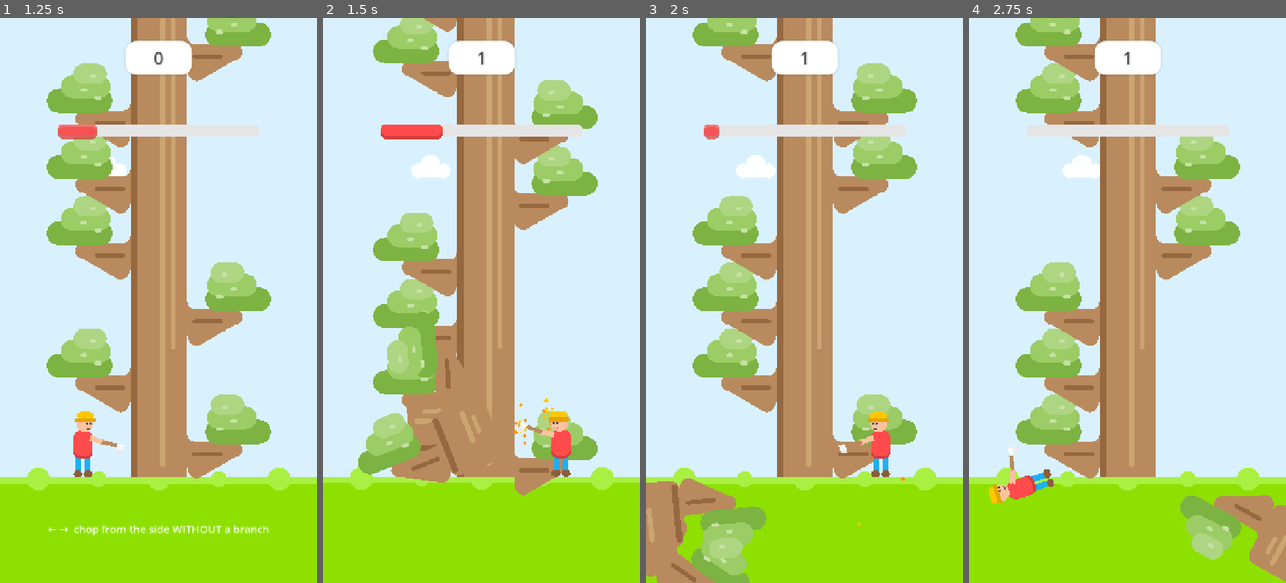
Above: before the commit, frames 1-4 (left to right).
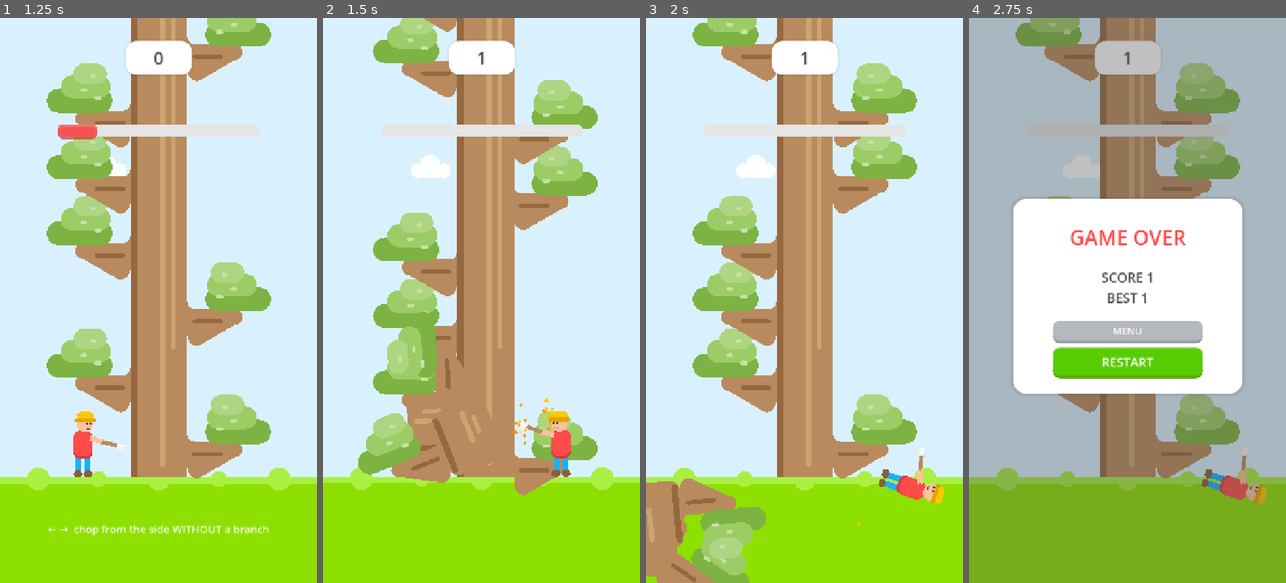
Above: after the commit, the same moments.

Repository: spr021/lumber-jack
Game: Godot game, scene res://scenes/menu.tscn
Same seed, same stepped clock (60 frames per second), same inputs: the game is played once before the commit and once after it.
Inputs (mouse positions are in pixels of both pictures, inside the frame that each line leads up to):
- Up to frame 1 (1.25 s): click "PLAY" at 0.5 s
- Up to frame 2 (1.5 s): tap Enter (ui_accept) at 1.25 s; move the mouse to (551, 272) at 1.27 s; hold Right (ui_right) from 1.28 s (still down); click (551, 272) at 1.42 s
- Up to frame 3 (2 s): keep holding Right (ui_right); tap Enter (ui_accept) at 1.52 s
- Up to frame 4 (2.75 s): move the mouse to (1064, 328) at 2.02 s; release Right (ui_right) at 2.03 s; hold Left (ui_left) from 2.03 s (still down); tap Enter (ui_accept) at 2.27 s

Frame 1 is identical in both runs. In frame 2, 0.5% of the frame differs, in the area x 18-38%, y 18-22%; in frame 3, 1.4%; in frame 4, 100%, in the area x 0-100%, y 0-100%.

Commit message:
feat: combo multiplier scoring and wrong-chop time penalty
- Consecutive correct chops score their multiplier tier (x2 @ 5, x3 @ 10,
  x4 @ 20); a wrong chop resets the combo and pops an x2!/x3!/x4! badge.
- Wrong chops now cost TIME_PENALTY 0.6s (> TIME_REWARD 0.45s), so mashing
  both sides bleeds time instead of breaking even.
- Chop input debounced to one per CHOP_COOLDOWN 0.1s.

Diff:
--- a/scripts/main.gd
+++ b/scripts/main.gd
@@ -24,6 +24,16 @@
 const DRAIN_BASE := 0.9
 const DRAIN_PER_SCORE := 0.01
 const DRAIN_MAX := 1.8
+# Wrong chops are not free: the bar pays TIME_PENALTY (more than TIME_REWARD),
+# so mashing both sides bleeds time instead of breaking even. CHOP_COOLDOWN
+# debounces one input from registering as two chops.
+const TIME_PENALTY := 0.6
+const CHOP_COOLDOWN := 0.1
+# Combo: consecutive correct chops. Every correct chop scores its multiplier
+# tier (x2 from COMBO_TIER_2, x3 from _3, x4 from _4); a wrong chop resets it.
+const COMBO_TIER_2 := 5
+const COMBO_TIER_3 := 10
+const COMBO_TIER_4 := 20
 const BAR_W := 460.0
 const BAR_H := 30.0
 
@@ -59,6 +69,8 @@
 const CHIP := Color("ffc800")
 const CHIP2 := Color("ff9600")
 const UI_TEXT := Color("4b4b4b")
+const UI_GREY := Color(0.71, 0.72, 0.74)
+const UI_GREY_D := Color(0.58, 0.59, 0.62)
 const BAR_GREEN := Color("58cc02")
 const BAR_GREEN_D := Color("58a700")
 const BAR_YELLOW := Color("ffc800")
@@ -82,6 +94,9 @@
 var game_over_at := 0.0
 var flying: Array = []
 var chips: Array = []
+var pops: Array = []
+var combo := 0
+var last_chop_at := -10.0
 
 @onready var score_panel: Panel = $UI/ScorePanel
 @onready var score_label: Label = $UI/ScorePanel/ScoreLabel
@@ -143,6 +158,8 @@
 		segments.append(_rand_side())
 	jack_side = Side.LEFT
 	score = 0
+	combo = 0
+	last_chop_at = -10.0
 	state = State.PLAYING
 	time_left = TIME_START
 	miss_flash = 0.0
@@ -153,6 +170,7 @@
 	death_timer = 0.0
 	flying.clear()
 	chips.clear()
+	pops.clear()
 	score_label.text = "0"
 	hint_label.visible = true
 	dim.visible = false
@@ -199,6 +217,10 @@
 func chop(side: int) -> void:
 	if state != State.PLAYING:
 		return
+	# Debounce: one input must never register as two chops.
+	if elapsed - last_chop_at < CHOP_COOLDOWN:
+		return
+	last_chop_at = elapsed
 	jack_side = side
 	_spawn_flying_log()
 	_spawn_chips()
@@ -208,14 +230,33 @@
 	swing_t = 1.0
 	hint_label.visible = false
 	if segments[0] == jack_side:
-		# Chopped into a branch: no reward, and the clock keeps draining.
+		# Chopped into a branch: the bar pays a penalty bigger than the
+		# reward, so mashing both sides bleeds time instead of breaking
+		# even, and the combo breaks too.
 		miss_flash = 0.3
 		shake = 11.0
+		time_left = maxf(time_left - TIME_PENALTY, 0.0)
+		combo = 0
 	else:
-		score += 1
+		var prev_mult := _combo_multiplier(combo)
+		combo += 1
+		var mult := _combo_multiplier(combo)
+		score += mult
 		score_label.text = str(score)
 		time_left = minf(time_left + TIME_REWARD, TIME_MAX)
 		shake = 7.0
+		if mult > prev_mult:
+			_spawn_pop("x%d!" % mult)
+
+
+func _combo_multiplier(streak: int) -> int:
+	if streak >= COMBO_TIER_4:
+		return 4
+	if streak >= COMBO_TIER_3:
+		return 3
+	if streak >= COMBO_TIER_2:
+		return 2
+	return 1
 
 
 func _die() -> void:
@@ -248,6 +289,7 @@
 	swing_t = move_toward(swing_t, 0.0, delta / 0.12)
 	_update_flying(delta)
 	_update_chips(delta)
+	_update_pops(delta)
 	if state == State.DYING:
 		death_timer += delta
 		fall_rot = -1.9 * _back_ease(minf(death_timer / 0.4, 1.0))
@@ -311,6 +353,26 @@
 		chip.life -= delta
 		if chip.life <= 0.0:
 			chips.remove_at(i)
+
+
+func _spawn_pop(text: String) -> void:
+	# Celebratory floating text (e.g. a combo tier-up) above the lumberjack.
+	var x := _vw() * 0.5 + (JACK_X if jack_side == Side.RIGHT else -JACK_X)
+	pops.append({
+		"text": text,
+		"pos": Vector2(x, _ground_y() - 230.0),
+		"life": 0.9,
+		"total": 0.9,
+	})
+
+
+func _update_pops(delta: float) -> void:
+	for i in range(pops.size() - 1, -1, -1):
+		var pop: Dictionary = pops[i]
+		pop.pos.y -= 90.0 * delta
+		pop.life -= delta
+		if pop.life <= 0.0:
+			pops.remove_at(i)
 
 
 func _load_best() -> int:
@@ -407,7 +469,8 @@
 			and absf(got.b - expect.b) < 0.05
 		print("PIXEL ", check[0], " expect=", expect.to_html(false),
 			" got=", got.to_html(false), " ", "OK" if close else "MISMATCH")
-	print("STATE score=", score, " jack=", "L" if jack_side == Side.LEFT else "R",
+	print("STATE score=", score, " combo=", combo,
+		" jack=", "L" if jack_side == Side.LEFT else "R",
 		" phase=", state, " time_left=%.2f" % time_left,
 		" segs(bottom-up)=", segments)
 
@@ -479,7 +542,9 @@
 	_draw_chips(sh)
 	_draw_flying_logs(sh)
 	_draw_jack(sh)
+	_draw_pops()
 	_draw_time_bar()
+	_draw_combo_badge()
 
 
 func _draw_bushes(ground: float, vw: float) -> void:
@@ -487,6 +552,46 @@
 		var x := vw * (0.12 + 0.19 * k)
 		var r := 26.0 if k % 2 == 0 else 18.0
 		draw_circle(Vector2(x, ground + 4.0), r, GRASS_LIGHT)
+
+
+func _draw_pops() -> void:
+	var font := ThemeDB.fallback_font
+	for pop in pops:
+		var alpha: float = minf(pop.life / pop.total * 2.0, 1.0)
+		draw_string(font, Vector2(pop.pos.x - 220.0, pop.pos.y), pop.text,
+			HORIZONTAL_ALIGNMENT_CENTER, 440.0, 46, Color(HAT, alpha))
+
+
+func _draw_combo_badge() -> void:
+	if state != State.PLAYING or combo < 2:
+		return
+	var mult := _combo_multiplier(combo)
+	var text := "COMBO %d" % combo
+	if mult > 1:
+		text += "  x%d" % mult
+	var fill := UI_GREY
+	var edge := UI_GREY_D
+	var text_color := UI_TEXT
+	match mult:
+		2:
+			fill = BAR_GREEN
+			edge = BAR_GREEN_D
+			text_color = Color.WHITE
+		3:
+			fill = BAR_YELLOW
+			edge = BAR_YELLOW_D
+			text_color = Color.WHITE
+		4:
+			fill = BAR_RED
+			edge = BAR_RED_D
+			text_color = Color.WHITE
+	var font := ThemeDB.fallback_font
+	var fsize := 24
+	var w := font.get_string_size(text, HORIZONTAL_ALIGNMENT_LEFT, -1, fsize).x
+	var rect := Rect2(_vw() * 0.5 - (w + 28.0) * 0.5, 240.0 + BAR_H + 12.0, w + 28.0, 40.0)
+	_draw_block(rect, 20.0, fill, edge, 5.0)
+	draw_string(font, rect.position + Vector2(0.0, 27.0), text,
+		HORIZONTAL_ALIGNMENT_CENTER, rect.size.x, fsize, text_color)
 
 
 func _draw_time_bar() -> void:
--- a/tests/rules_test.gd
+++ b/tests/rules_test.gd
@@ -6,6 +6,11 @@
 	root.add_child(game)
 	# Run once the scene has gone through a frame, so _ready is guaranteed.
 	process_frame.connect(_run_checks.bind(game), CONNECT_ONE_SHOT)
+
+
+func _advance(game: Node2D) -> void:
+	# Step past the chop debounce without waiting for real frames.
+	game.elapsed += game.CHOP_COOLDOWN + 0.01
 
 
 func _run_checks(game: Node2D) -> void:
@@ -17,30 +22,93 @@
 	if not is_equal_approx(game.time_left, game.TIME_START):
 		failures.append("start: time_left should be TIME_START")
 
+	# Chop inputs are debounced: a second chop inside CHOP_COOLDOWN is ignored.
+	_advance(game)
+	game.segments[1] = game.Side.RIGHT
+	game.chop(game.Side.LEFT)
+	if game.score != 1 or game.combo != 1:
+		failures.append("first chop should score 1 and start the combo")
+	game.chop(game.Side.LEFT)
+	if game.score != 1 or game.combo != 1:
+		failures.append("chop inside the debounce window must be ignored")
+
 	# A correct chop scores and pays the time reward.
+	_advance(game)
 	game.segments[1] = game.Side.RIGHT
 	var before: float = game.time_left
 	game.chop(game.Side.LEFT)
 	if game.state == game.State.DYING:
 		failures.append("correct chop should not trigger death")
-	if game.score != 1:
-		failures.append("correct chop did not score")
+	if game.score != 2:
+		failures.append("correct chop at combo 2 should score 1 more")
+	if game.combo != 2:
+		failures.append("correct chop did not build the combo")
 	if game.time_left <= before:
 		failures.append("correct chop did not grant time reward")
 
-	# Chopping into a branch survives but earns nothing.
+	# Chopping into a branch survives, scores nothing, drains TIME_PENALTY
+	# and breaks the combo.
+	_advance(game)
 	game.segments[1] = game.Side.LEFT
 	before = game.time_left
 	game.chop(game.Side.LEFT)
 	if game.state != game.State.PLAYING:
 		failures.append("chop into the branch must no longer kill")
-	if game.score != 1:
+	if game.score != 2:
 		failures.append("wrong chop must not score")
-	if not is_equal_approx(game.time_left, before):
-		failures.append("wrong chop must not grant a time reward")
+	if game.combo != 0:
+		failures.append("wrong chop must break the combo")
+	if not is_equal_approx(game.time_left, maxf(before - game.TIME_PENALTY, 0.0)):
+		failures.append("wrong chop must drain TIME_PENALTY from the bar")
+
+	# The penalty on an almost empty bar kills.
+	game.time_left = 0.3
+	_advance(game)
+	game.segments[1] = game.Side.LEFT
+	game.chop(game.Side.LEFT)
+	await process_frame
+	if game.state != game.State.DYING:
+		failures.append("wrong chop on an almost empty bar must kill")
+
+	# Combo multiplier tiers: every correct chop scores its multiplier, so
+	# 5 chops score 1+1+1+1+2, the x3 tier starts at 10 and x4 at 20.
+	game._reset()
+	for i in 21:
+		_advance(game)
+		game.segments[1] = game.Side.RIGHT
+		game.chop(game.Side.LEFT)
+		match i + 1:
+			5:
+				if game.score != 6:
+					failures.append("combo 5: expected score 6, got %d" % game.score)
+			10:
+				if game.score != 17:
+					failures.append("combo 10: expected score 17, got %d" % game.score)
+			20:
+				if game.score != 48:
+					failures.append("combo 20: expected score 48, got %d" % game.score)
+			21:
+				if game.score != 52:
+					failures.append("combo 21: expected score 52, got %d" % game.score)
+	if game.combo != 21:
+		failures.append("21 correct chops should hold combo 21")
+
+	# One wrong chop drops the combo back to zero...
+	_advance(game)
+	game.segments[1] = game.Side.LEFT
+	game.chop(game.Side.LEFT)
+	if game.combo != 0:
+		failures.append("wrong chop must reset the combo to 0")
+	# ...and the next correct chop scores only its base value again.
+	_advance(game)
+	game.segments[1] = game.Side.RIGHT
+	game.chop(game.Side.LEFT)
+	if game.score != 53:
+		failures.append("after the reset the next chop must score 1, got %d" % game.score)
 
 	# The reward is capped at TIME_MAX.
 	game.time_left = game.TIME_MAX
+	_advance(game)
 	game.segments[1] = game.Side.RIGHT
 	game.chop(game.Side.LEFT)
 	if game.time_left > game.TIME_MAX + 0.0001:
@@ -60,6 +128,8 @@
 		failures.append("reset did not restore the initial state")
 	if not is_equal_approx(game.time_left, game.TIME_START):
 		failures.append("reset did not restore time_left")
+	if game.combo != 0:
+		failures.append("reset did not clear the combo")
 	if game.segments[0] == game.Side.LEFT:
 		failures.append("reset: unfair start segment")
 
